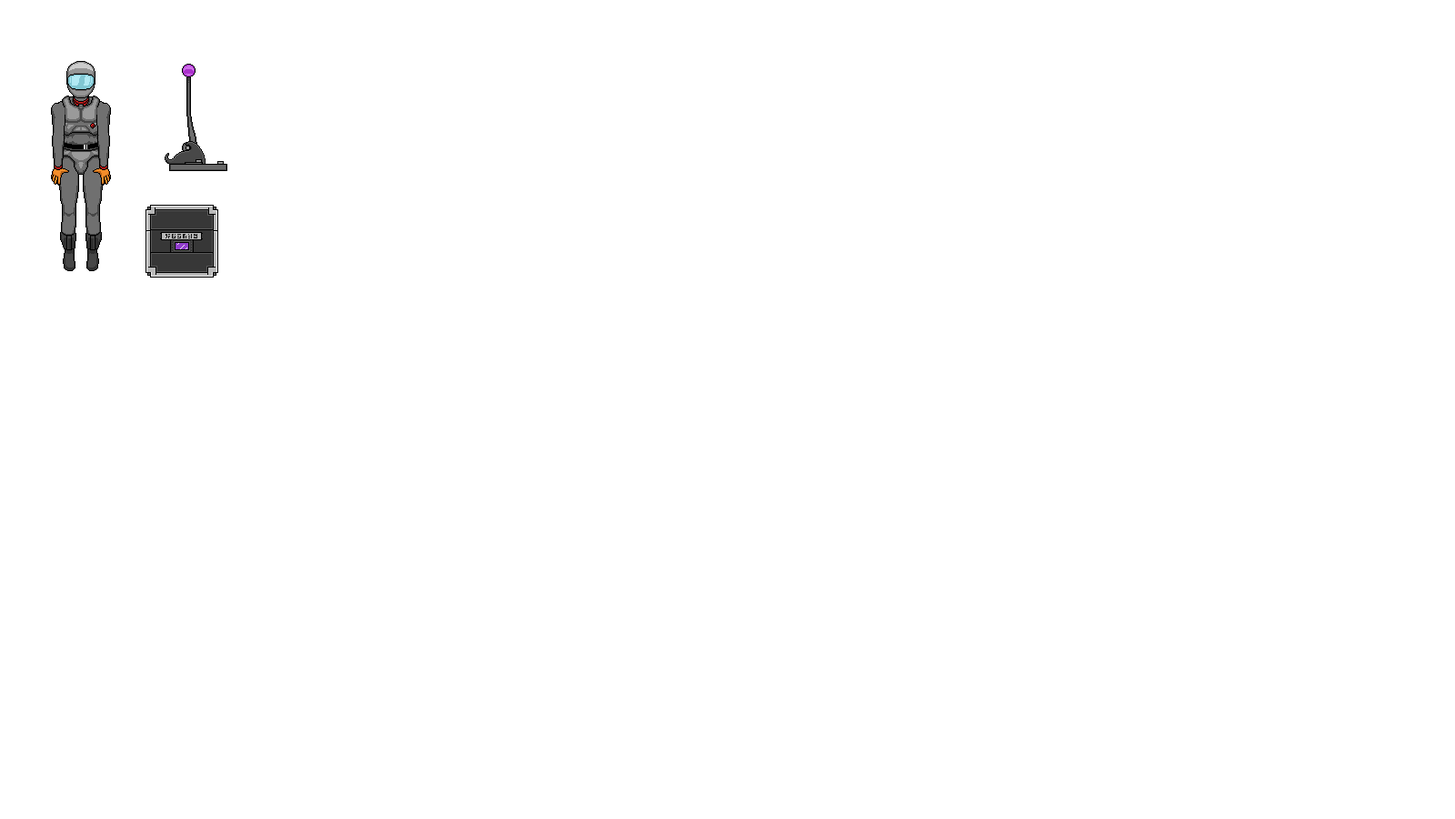
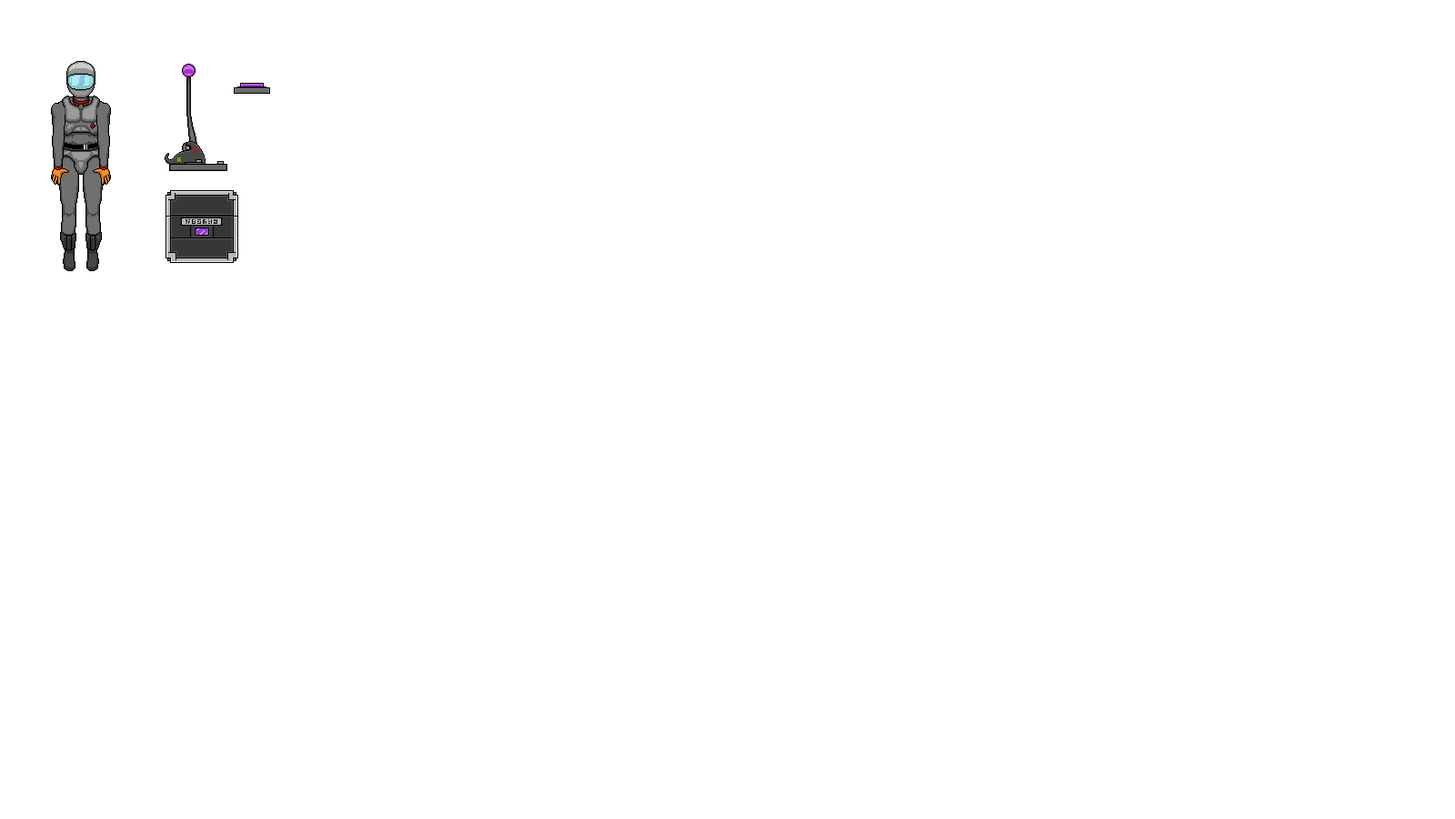
The second 1455 × 819 image is a revision of the first. Changes to its layers:
painted on "Objects" over [165, 86, 271, 263]
painted on "Layer 2" over [240, 82, 264, 88]
painted on "LowerLegSleeveR" over [145, 204, 219, 278]
